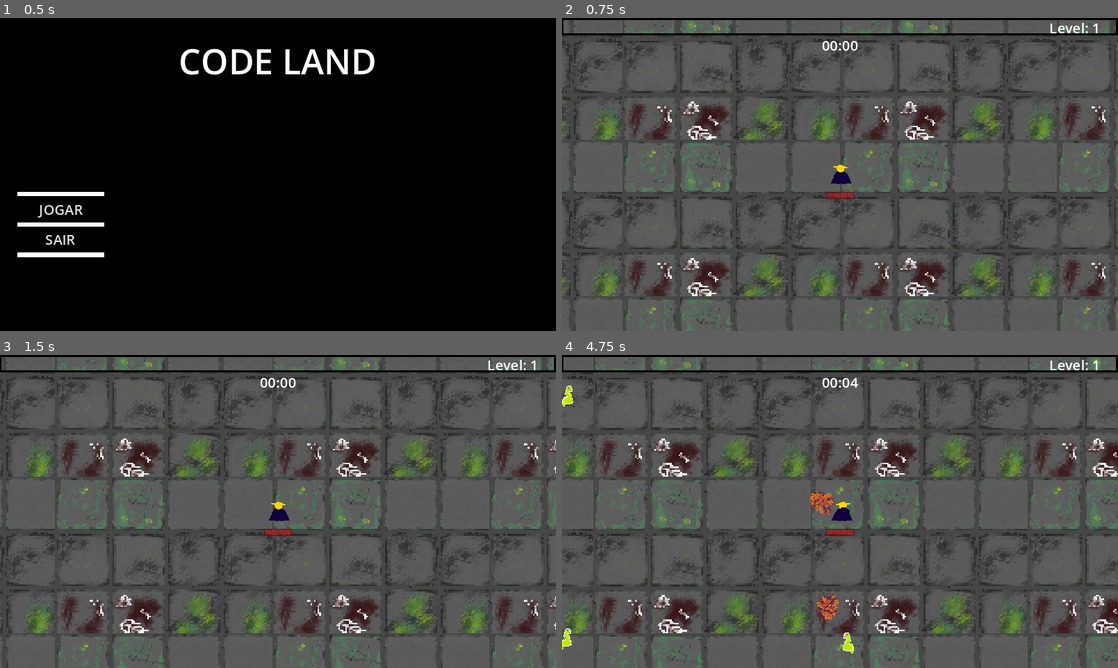
Above: before the commit, frames 1-4 (two rows, left to right).
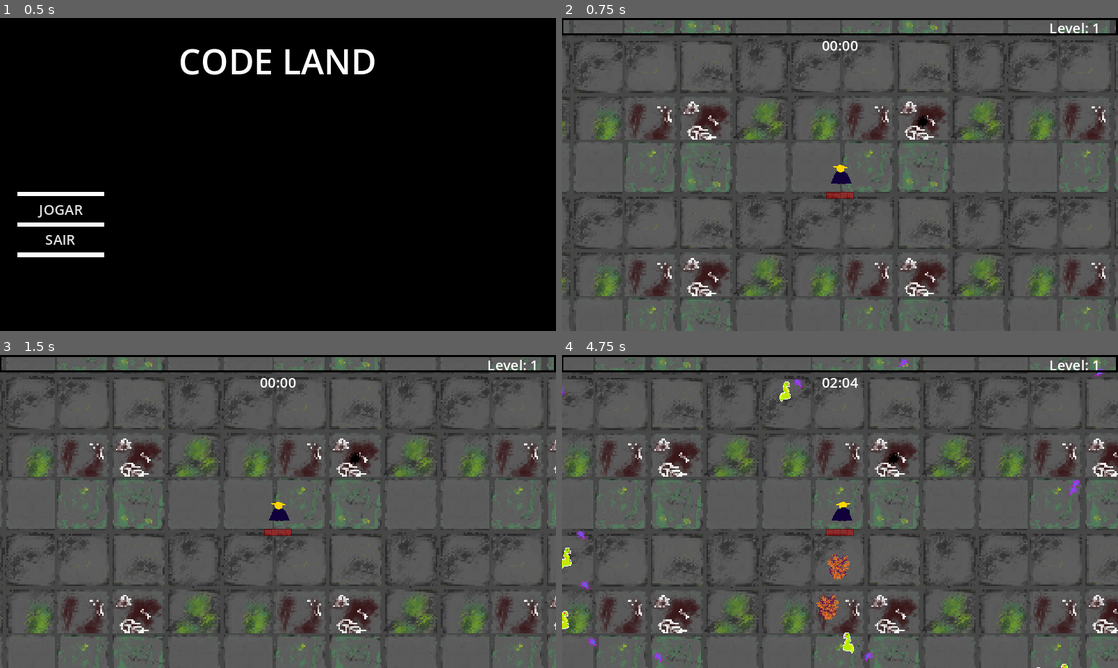
Above: after the commit, the same moments.

Repository: Jujubileuu/Code-Land
Game: Godot game, scene res://MenuScreen/menu.tscn
The game is run twice, just before and just after one commit, with the same random seed, the same clock (stepped at 60 frames per second) and the same inputs. Video files are missing from this copy of the repository; at most half a second of black plays in their place.
Inputs (mouse positions are in pixels of both pictures, inside the frame that each line leads up to):
- Up to frame 1 (0.5 s): no input
- Up to frame 2 (0.75 s): click "JOGAR" at 0.5 s
- Up to frame 3 (1.5 s): tap Enter at 1.25 s; move the mouse to (400, 495) at 1.27 s; hold D (right) from 1.28 s (still down); click (400, 495) at 1.35 s
- Up to frame 4 (4.75 s): move the mouse to (728, 527) at 2.02 s; release D (right) at 2.03 s; hold S (down) 2.03-2.78 s; click (728, 527) at 2.1 s; move the mouse to (895, 442) at 2.77 s; hold D (right) 2.78-3.53 s; click (895, 442) at 2.85 s; move the mouse to (812, 574) at 3.52 s; hold W (up) 3.53-4.28 s; click (812, 574) at 3.6 s; move the mouse to (1006, 558) at 4.27 s; hold A (left) from 4.28 s (still down); click (1006, 558) at 4.35 s

Frame 1 is identical in both runs. In frame 2, less than 0.1% of the frame differs, in the area x 63-66%, y 31-35%; in frame 3, less than 0.1%; in frame 4, 1.1%, in the area x 0-98%, y 0-100%.

Commit message:
Create Critic System

Diff:
--- a/gametest/Jogador/jogador.gd
+++ b/gametest/Jogador/jogador.gd
@@ -20,7 +20,6 @@
 var spell_cooldown = 0
 var spell_size = 0
 var additional_attacks = 0
-
 
 var fireball_ammo = 0
 var fireball_baseammo = 0
@@ -155,7 +154,7 @@
 		exp_cap = 255 + (experience_level-39)*12
 	return exp_cap
 
-func set_bar(set_value = 1, set_max_value = 100):
+func set_bar(set_value = 1, set_max_value = maxhealph):
 	expBar.value = set_value
 	expBar.max_value = set_max_value
 
@@ -195,6 +194,11 @@
 			spell_cooldown += 0.1
 		"AttackSize1","AttackSize2","AttackSize3","AttackSize4":
 			spell_size += 0.15
+		"MaxHealth1","MaxHealth2","MaxHealth3","MaxHealth4":
+			maxhealph += 15
+			healthBar.max_value = maxhealph
+		"Critic1","Critic2","Critic3","Critic4":
+			UpgradeDb.critic_chance += 1
 		"food":
 			healph += 20
 			if healph > maxhealph:
@@ -275,3 +279,7 @@
 	else:
 		lblResult.text = "QUE BAGULHO EM..."
 		sndLose.play()
+
+func _on_btn_menu_pressed():
+	get_tree().paused = false
+	var _level = get_tree().change_scene_to_file("res://MenuScreen/menu.tscn")
--- a/gametest/Jogador/jogador.tscn
+++ b/gametest/Jogador/jogador.tscn
@@ -231,5 +231,6 @@
 [connection signal="body_exited" from="EnemyDetectionArea" to="." method="_on_enemy_detection_area_body_exited"]
 [connection signal="area_entered" from="GrabArea" to="." method="_on_grab_area_area_entered"]
 [connection signal="area_entered" from="CollectArea" to="." method="_on_collect_area_area_entered"]
+[connection signal="pressed" from="GUILayer/GUI/DeathPanel/btn_menu" to="." method="_on_btn_menu_pressed"]
 
 [editable path="HurtBox"]
--- a/gametest/Utilidade/enemy_spawner.gd
+++ b/gametest/Utilidade/enemy_spawner.gd
@@ -4,7 +4,7 @@
 
 @onready var player = get_tree().get_first_node_in_group("player")
 
-var time = 0
+var time = 120
 
 signal changetime(time)
 
--- a/gametest/Utilidade/upgrade_db.gd
+++ b/gametest/Utilidade/upgrade_db.gd
@@ -1,5 +1,6 @@
 extends Node
 
+var critic_chance = 0
 const ICON_PATH = "res://Texturas/Items/Upgrades/"
 const WEAPON_PATH = "res://Texturas/Items/Weapons/"
 const UPGRADES = {
--- a/gametest/inimigos/enemy.gd
+++ b/gametest/inimigos/enemy.gd
@@ -11,6 +11,7 @@
 @onready var player = get_tree().get_first_node_in_group("player")
 @onready var loot_base = get_tree().get_first_node_in_group("loot")
 @onready var hitBox = $HitBox
+@onready var critic = get_node("res://Jogador/jogador.tscn")
 
 var death_anim = preload("res://inimigos/explosion.tscn")
 var exp_gem = preload("res://Objects/experience_gem.tscn")
@@ -45,7 +46,11 @@
 	queue_free()
 
 func _on_hurt_box_hurt(damage, angle, knockback_amount):
-	healph -= damage
+	var rand = RandomNumberGenerator.new().randi_range(0,10)
+	if rand <= UpgradeDb.critic_chance:
+		healph -= damage*2
+	else:
+		healph -= damage
 	knockback = angle * knockback_amount
 	if healph <= 0:
 		death()
--- a/gametest/main.tscn
+++ b/gametest/main.tscn
@@ -11,6 +11,7 @@
 [ext_resource type="PackedScene" uid="uid://bhxlxpayvjwsc" path="res://inimigos/enemy_fumaca.tscn" id="5_xytwv"]
 [ext_resource type="PackedScene" uid="uid://dbg5alck2ibpd" path="res://inimigos/boss_css.tscn" id="7_udg3w"]
 [ext_resource type="PackedScene" uid="uid://ce1ct6j82r80n" path="res://inimigos/boss_javascript.tscn" id="10_366io"]
+[ext_resource type="PackedScene" uid="uid://1fhtuts27qw0" path="res://Objects/experience_gem.tscn" id="12_2hj0a"]
 
 [sub_resource type="Resource" id="Resource_4d0jm"]
 script = ExtResource("4_8gt27")
@@ -155,3 +156,7 @@
 spawns = Array[ExtResource("4_8gt27")]([SubResource("Resource_4d0jm"), SubResource("Resource_mwua5"), SubResource("Reso …(417 unchanged characters)…
 
 [node name="Loot" type="Node2D" parent="." groups=["loot"]]
+
+[node name="ExperienceGem" parent="." instance=ExtResource("12_2hj0a")]
+position = Vector2(474, -304)
+experience = 50
--- a/gametest/project.godot
+++ b/gametest/project.godot
@@ -23,6 +23,7 @@
 
 window/size/viewport_width=640
 window/size/viewport_height=360
+window/size/mode=3
 window/size/window_width_override=1280
 window/size/window_height_override=720
 window/stretch/mode="canvas_items"
Not shown: 1 places in gametest/main.tscn that only renumber resources
